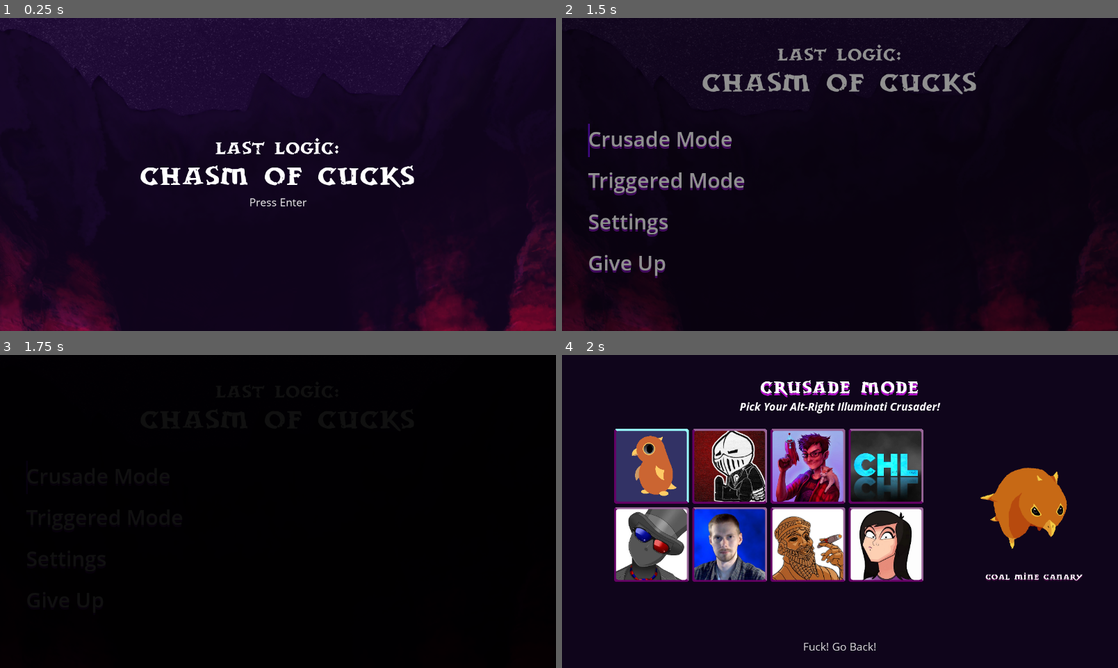
Above: before the commit, frames 1-4 (two rows, left to right).
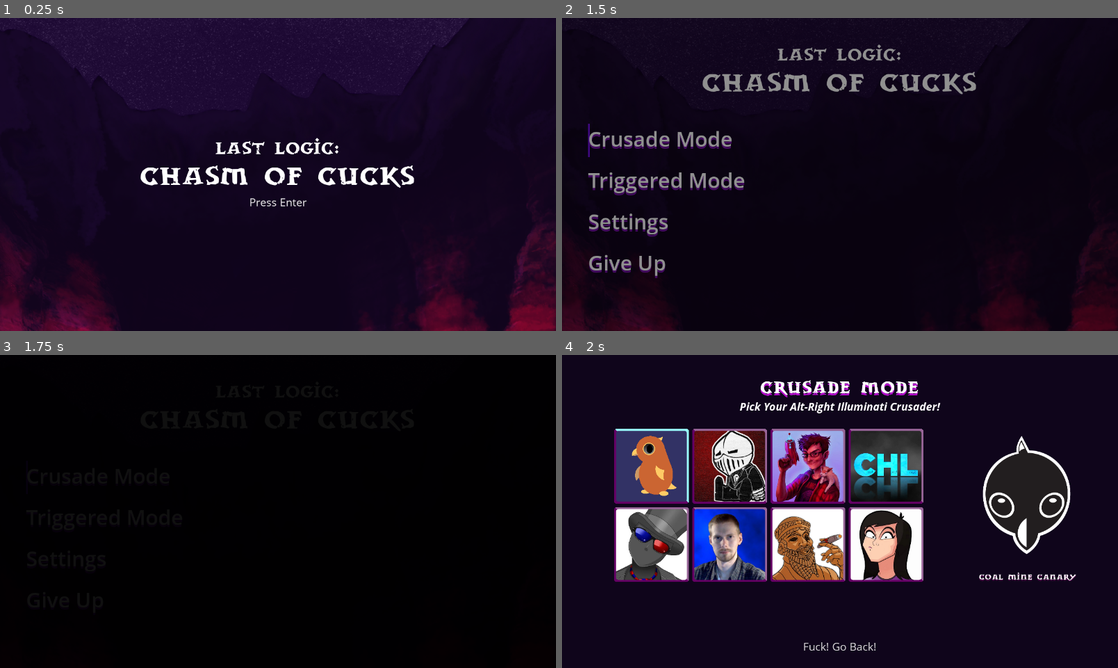
Above: after the commit, the same moments.

Repository: Amrith369/CoC
Game: Godot game, scene res://MainMenuFinal.tscn
Two runs of this game, one before a commit and one after it. Both use one fixed random seed, a clock stepped at 60 frames per second and the inputs below.
Inputs:
- Up to frame 1 (0.25 s): no input
- Up to frame 2 (1.5 s): click "Press Enter" at 0.5 s; click "Crusade Mode" at 1.25 s
- Up to frame 3 (1.75 s): no input
- Up to frame 4 (2 s): no input

Frames 1-3 are identical in both runs. In frame 4, 4.1% of the frame differs, in the area x 75-94%, y 25-73%.

Commit message:
NewProfilesAdded
...

Diff:
--- a/Chasm of Cucks/Scripts/back_to_main.gd
+++ b/Chasm of Cucks/Scripts/back_to_main.gd
@@ -17,22 +17,29 @@
 			$SelectSound.play()
 			$Profiles/Amrith.show()
 			$Profiles/Skeptic.hide()
+			$Profiles/Chris.hide()
+			$Profiles/CHL.hide()
 
 		elif (selected == "armoredSkeptic"):
 			print("Armored Skeptic Selected.")
 			$Profiles/Skeptic.show()
 			$Profiles/Amrith.hide()
+			$Profiles/Chris.hide()
 			$SelectSound.play()
 
 		elif (selected == "chrisRayGun"):
 			print("Chris Ray Gun Selected.")
-			$Profiles/Amrith.hide()
+			$Profiles/Chris.show()
+#			$Profiles/Amrith.hide()
 			$Profiles/Skeptic.hide()
+			$Profiles/CHL.hide()
 			$SelectSound.play()
 
 		elif (selected == "chl"):
 			print("Cool Hard Logic Selected.")
+			$Profiles/CHL.show()
 			$Profiles/Amrith.hide()
+			$Profiles/Chris.hide()
 			$SelectSound.play()
 
 		elif (selected == "logicked"):
--- a/Chasm of Cucks/UI/DONOTUSE.tscn
+++ b/Chasm of Cucks/UI/DONOTUSE.tscn
@@ -1,8 +1,10 @@
-[gd_scene load_steps=5 format=2]
+[gd_scene load_steps=7 format=2]
 
 [ext_resource path="res://Characters/Amrith/AmrithProfile.png" type="Texture" id=1]
 [ext_resource path="res://Fonts/DWARVESC.TTF" type="DynamicFontData" id=2]
 [ext_resource path="res://Characters/ArmoredSkeptic/SkepticProfile.png" type="Texture" id=3]
+[ext_resource path="res://Characters/ChrisRayGun/ChrisProfile.png" type="Texture" id=4]
+[ext_resource path="res://Characters/CoolHardLogic/CHLProfile.png" type="Texture" id=5]
 
 [sub_resource type="DynamicFont" id=1]
 
@@ -12,7 +14,7 @@
 font_data = ExtResource( 2 )
 _sections_unfolded = [ "Font", "Settings" ]
 
-[node name="DONOTUSE" type="Control"]
+[node name="DONOTUSE" type="Control" index="0"]
 
 anchor_left = 0.0
 anchor_top = 0.0
@@ -26,6 +28,7 @@
 
 [node name="Amrith" type="Sprite" parent="." index="0"]
 
+editor/display_folded = true
 position = Vector2( 1070, 341 )
 scale = Vector2( 0.5, 0.5 )
 texture = ExtResource( 1 )
@@ -37,9 +40,9 @@
 anchor_top = 0.5
 anchor_right = 0.5
 anchor_bottom = 0.5
-margin_left = -514.5
+margin_left = -544.5
 margin_top = -3.0
-margin_right = -66.5
+margin_right = -96.5
 margin_bottom = 40.0
 rect_pivot_offset = Vector2( 0, 0 )
 mouse_filter = 2
@@ -58,6 +61,7 @@
 
 [node name="Skeptic" type="Sprite" parent="." index="1"]
 
+editor/display_folded = true
 visible = false
 position = Vector2( 1070, 341 )
 scale = Vector2( 0.5, 0.5 )
@@ -70,9 +74,9 @@
 anchor_top = 0.5
 anchor_right = 0.5
 anchor_bottom = 0.5
-margin_left = -512.5
+margin_left = -544.5
 margin_top = -3.0
-margin_right = -64.5
+margin_right = -96.5
 margin_bottom = 40.0
 rect_pivot_offset = Vector2( 0, 0 )
 mouse_filter = 2
@@ -89,3 +93,73 @@
 lines_skipped = 0
 max_lines_visible = -1
 _sections_unfolded = [ "custom_colors", "custom_constants" ]
+
+[node name="Chris" type="Sprite" parent="." index="2"]
+
+editor/display_folded = true
+visible = false
+position = Vector2( 1070, 341 )
+scale = Vector2( 0.5, 0.5 )
+texture = ExtResource( 4 )
+_sections_unfolded = [ "Transform" ]
+
+[node name="Label" type="Label" parent="Chris" index="0"]
+
+anchor_left = 0.5
+anchor_top = 0.5
+anchor_right = 0.5
+anchor_bottom = 0.5
+margin_left = -544.5
+margin_top = -3.0
+margin_right = -96.5
+margin_bottom = 40.0
+rect_pivot_offset = Vector2( 0, 0 )
+mouse_filter = 2
+mouse_default_cursor_shape = 0
+size_flags_horizontal = 1
+size_flags_vertical = 4
+custom_fonts/font = SubResource( 1 )
+custom_colors/font_color_shadow = Color( 0.339844, 0.0318604, 0.306158, 1 )
+custom_constants/shadow_offset_x = 0
+custom_constants/shadow_offset_y = 5
+text = "Chris Ray Gun"
+align = 1
+percent_visible = 1.0
+lines_skipped = 0
+max_lines_visible = -1
+_sections_unfolded = [ "custom_colors", "custom_constants" ]
+
+[node name="CHL" type="Sprite" parent="." index="3"]
+
+editor/display_folded = true
+visible = false
+position = Vector2( 1070, 341 )
+scale = Vector2( 0.5, 0.5 )
+texture = ExtResource( 5 )
+_sections_unfolded = [ "Transform" ]
+
+[node name="Label" type="Label" parent="CHL" index="0"]
+
+anchor_left = 0.5
+anchor_top = 0.5
+anchor_right = 0.5
+anchor_bottom = 0.5
+margin_left = -544.5
+margin_top = -3.0
+margin_right = -96.5
+margin_bottom = 40.0
+rect_pivot_offset = Vector2( 0, 0 )
+mouse_filter = 2
+mouse_default_cursor_shape = 0
+size_flags_horizontal = 1
+size_flags_vertical = 4
+custom_fonts/font = SubResource( 1 )
+custom_colors/font_color_shadow = Color( 0.339844, 0.0318604, 0.306158, 1 )
+custom_constants/shadow_offset_x = 0
+custom_constants/shadow_offset_y = 5
+text = "Cool Hard Logic"
+align = 1
+percent_visible = 1.0
+lines_skipped = 0
+max_lines_visible = -1
+_sections_unfolded = [ "custom_colors", "custom_constants" ]
Binary file changed: Chasm of Cucks/Characters/Amrith/AmrithProfile.png
Not shown, changed: Chasm of Cucks/Characters/Amrith/AmrithProfile.png.import
Binary file changed: Chasm of Cucks/Characters/ArmoredSkeptic/SkepticProfile.png
Binary file added: Chasm of Cucks/Characters/ChrisRayGun/ChrisProfile.png
Not shown, changed: Chasm of Cucks/Characters/ChrisRayGun/ChrisProfile.png.import
Binary file added: Chasm of Cucks/Characters/CoolHardLogic/CHLProfile.png
Not shown, changed: Chasm of Cucks/Characters/CoolHardLogic/CHLProfile.png.import
Not shown, changed: Chasm of Cucks/Photoshop/CuckProfiles.psd
